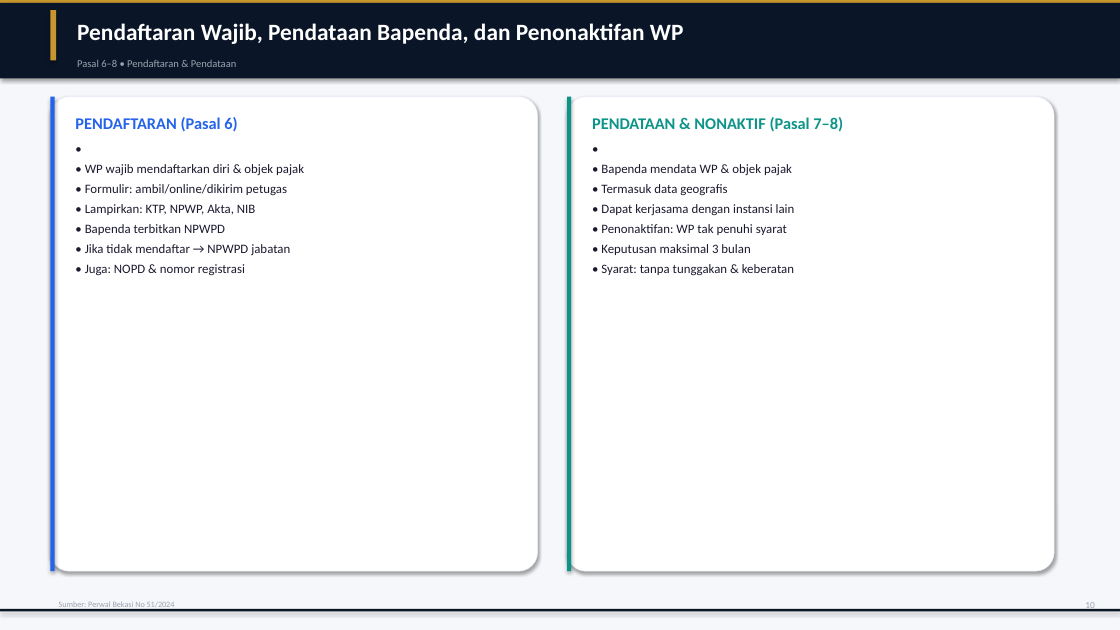
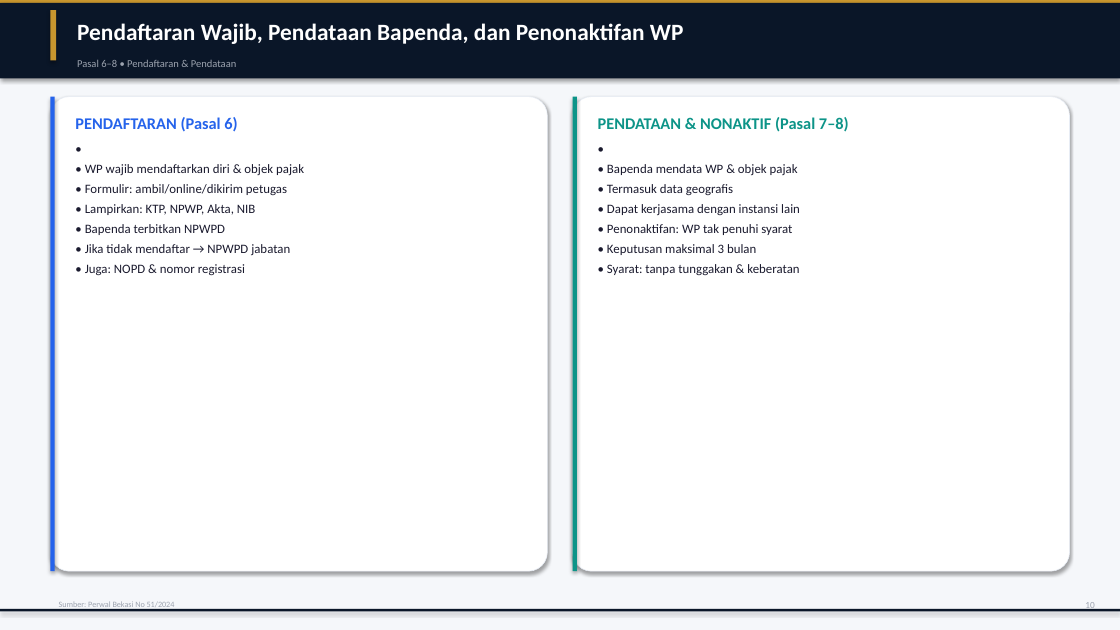
Before and after one commit to rahadiana/coba_ppt, a slide deck: slide 11 of Perwal_Bekasi_51_2024_Pajak_Reklame.pptx. Drawn at 1120x630 pixels with LibreOffice and Linux fonts; fonts in the diff are those of the drawing. Boxes give left, top, right and bottom in pixels: in the first picture for what was removed or moved away, otherwise in the second. Text is boxed around its words. In the diff, an @@ line names an element or a change of style, - is before the commit and + after.

```diff
--- a/Perwal_Bekasi_51_2024_Pajak_Reklame.pptx
+++ b/Perwal_Bekasi_51_2024_Pajak_Reklame.pptx
@@ rounded rectangle resized from (x1=50, y1=97, x2=538, y2=571) to (x1=50, y1=97, x2=548, y2=571) @@
@@ rectangle moved from (x1=567, y1=97, x2=571, y2=571) to (x1=573, y1=97, x2=577, y2=571) @@
@@ rounded rectangle resized from (x1=567, y1=97, x2=1054, y2=571) to (x1=573, y1=97, x2=1070, y2=571) @@
@@ text "PENDATAAN & NONAKTIF (Pasal 7–8)" moved from (x1=592, y1=117, x2=843, y2=132) to (x1=598, y1=117, x2=849, y2=132) @@
@@ text "•" rewrapped from (x1=67, y1=136, x2=525, y2=155) to (x1=67, y1=136, x2=535, y2=155) @@
@@ text "•" rewrapped from (x1=584, y1=136, x2=1042, y2=155) to (x1=590, y1=136, x2=1058, y2=155) @@
@@ text "• Bapenda mendata WP & ..." moved from (x1=601, y1=164, x2=792, y2=175) to (x1=607, y1=164, x2=798, y2=175) @@
@@ text "• Termasuk data geografis" moved from (x1=601, y1=184, x2=727, y2=195) to (x1=607, y1=184, x2=733, y2=195) @@
@@ text "• Dapat kerjasama dengan instansi ..." moved from (x1=601, y1=204, x2=795, y2=215) to (x1=607, y1=204, x2=800, y2=215) @@
@@ text "• Penonaktifan: WP tak penuhi ..." moved from (x1=601, y1=224, x2=787, y2=235) to (x1=607, y1=224, x2=792, y2=235) @@
@@ text "• Keputusan maksimal 3 bulan" moved from (x1=601, y1=244, x2=750, y2=255) to (x1=607, y1=244, x2=756, y2=255) @@
@@ text "• Syarat: tanpa tunggakan & ..." moved from (x1=601, y1=264, x2=794, y2=275) to (x1=607, y1=264, x2=799, y2=275) @@
```
Also in this commit, not shown: 14 other slides changed, 1 other file.
